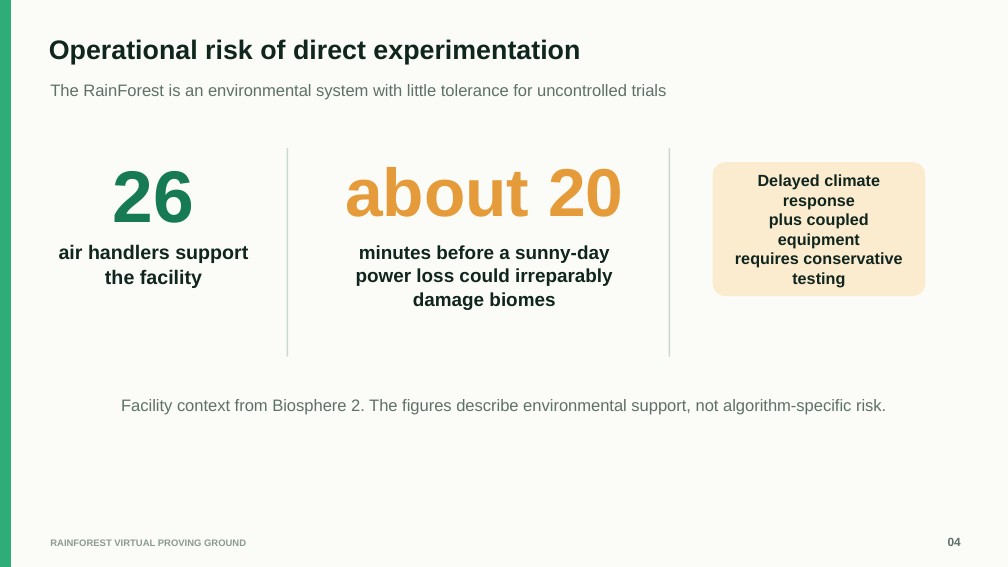
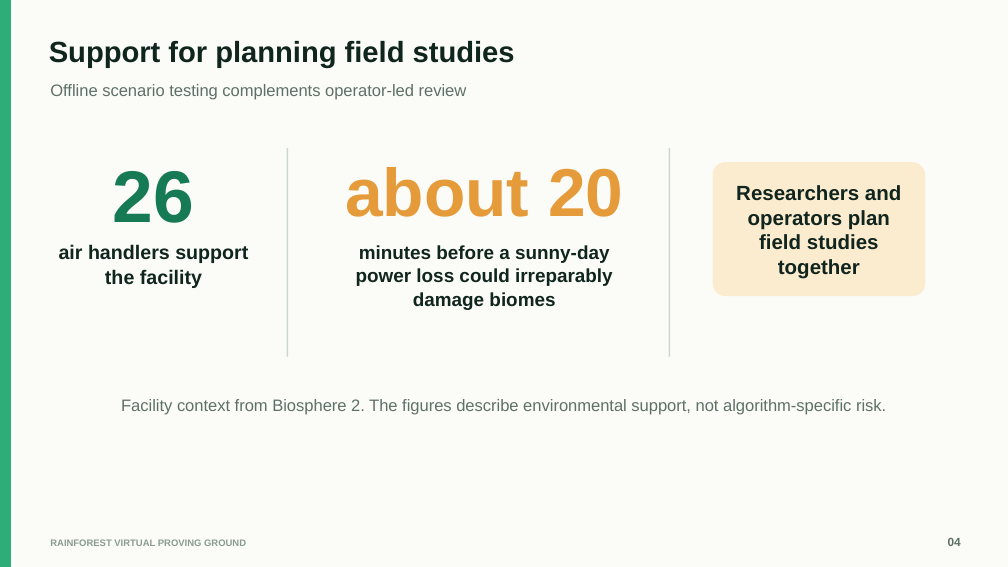
Before and after one commit to DimitriBolt/DigitalTwin, a slide deck: slide 4 of presentation/output/RainForest_Virtual_Proving_Ground.pptx. Drawn at 1008x567 pixels with LibreOffice and Linux fonts; fonts in the diff are those of the drawing. Boxes give left, top, right and bottom in pixels: in the first picture for what was removed or moved away, otherwise in the second. Text is boxed around its words. In the diff, an @@ line names an element or a change of style, - is before the commit and + after.

```diff
--- a/presentation/output/RainForest_Virtual_Proving_Ground.pptx
+++ b/presentation/output/RainForest_Virtual_Proving_Ground.pptx
@@ text at (x1=49, y1=41, x2=515, y2=68): text changed; size 25.5 to 27.8 pt @@
-Operational risk of direct experimentation
+Support for planning field studies
@@ text at (x1=50, y1=84, x2=467, y2=100): text changed @@
-The RainForest is an environmental system with little tolerance for uncontrolled trials
+Offline scenario testing complements operator-led review
@@ text in rounded rectangle at (x1=736, y1=185, x2=901, y2=279): text changed; size 15.5 to 19.5 pt @@
-Delayed climate response
-plus coupled equipment
-requires conservative testing
+Researchers and
+operators plan
+field studies together
```
Also in this commit, not shown: 8 other slides changed, 1 slide added, 1 slide removed, 4 other files.
